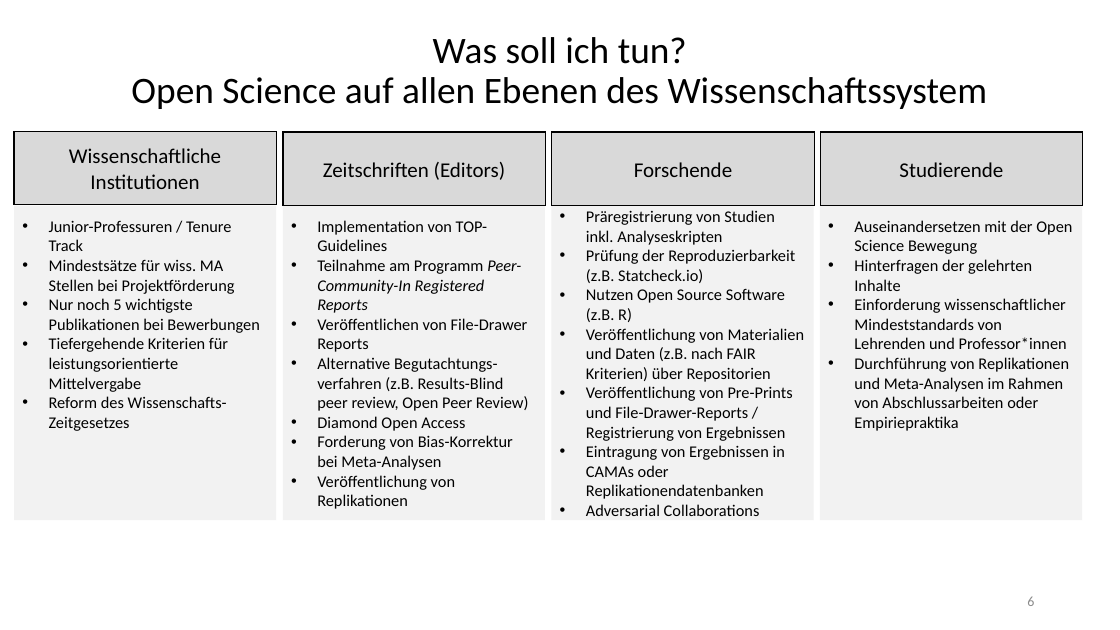
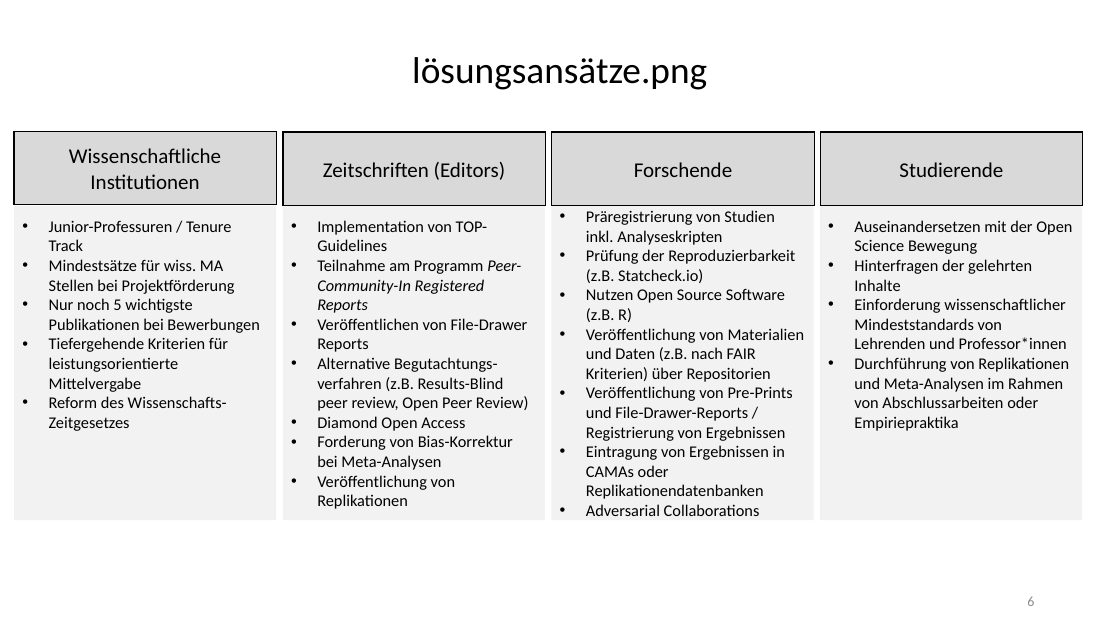
Before and after one commit to LukasRoeseler/opensciencebuch, a slide deck: slide 6 of images/Abbildungen-01.pptx. Drawn at 1120x630 pixels with LibreOffice and Linux fonts; fonts in the diff are those of the drawing. Boxes give left, top, right and bottom in pixels: in the first picture for what was removed or moved away, otherwise in the second. Text is boxed around its words. In the diff, an @@ line names an element or a change of style, - is before the commit and + after.

```diff
--- a/images/Abbildungen-01.pptx
+++ b/images/Abbildungen-01.pptx
@@ title at <box>412,57,707,90</box>: text changed @@
-Was soll ich tun?
-Open Science auf allen Ebenen des Wissenschaftssystem
+lösungsansätze.png
```
Also in this commit, not shown: 8 other slides changed, 1 slide added, 2 slides removed.
